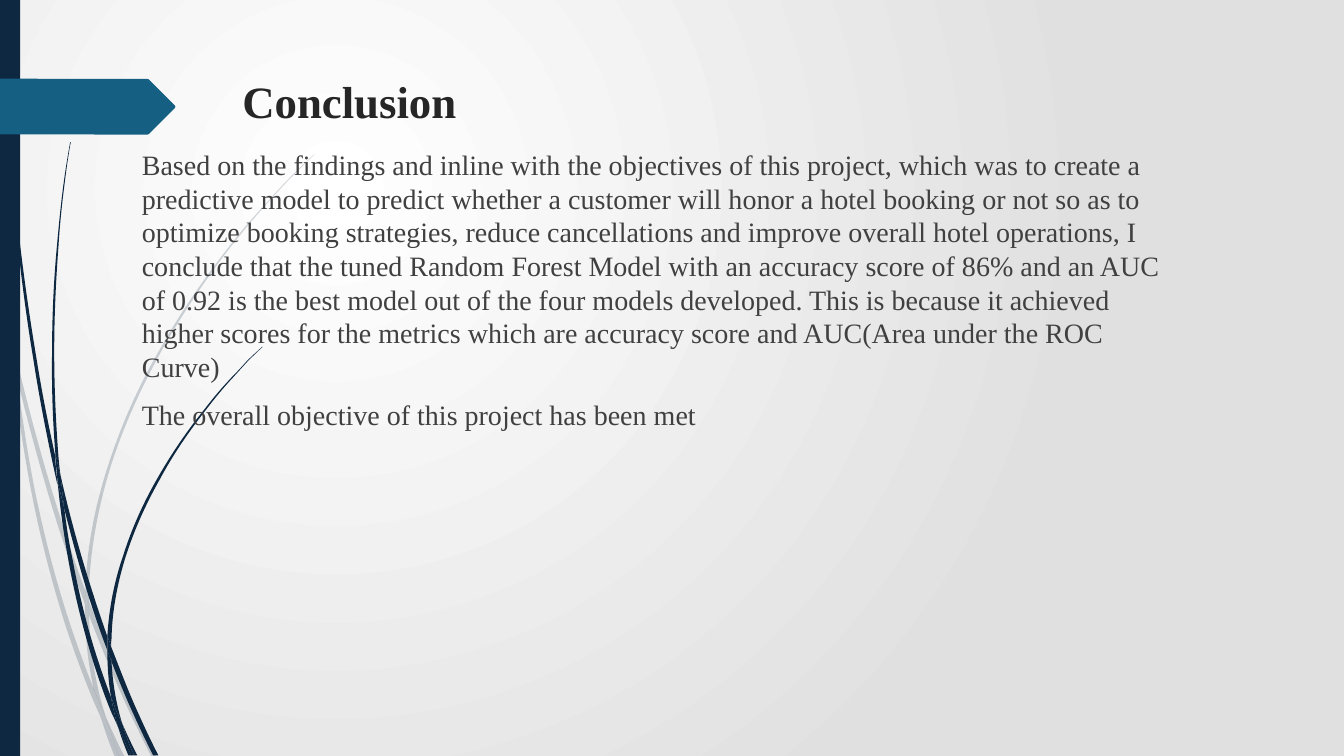
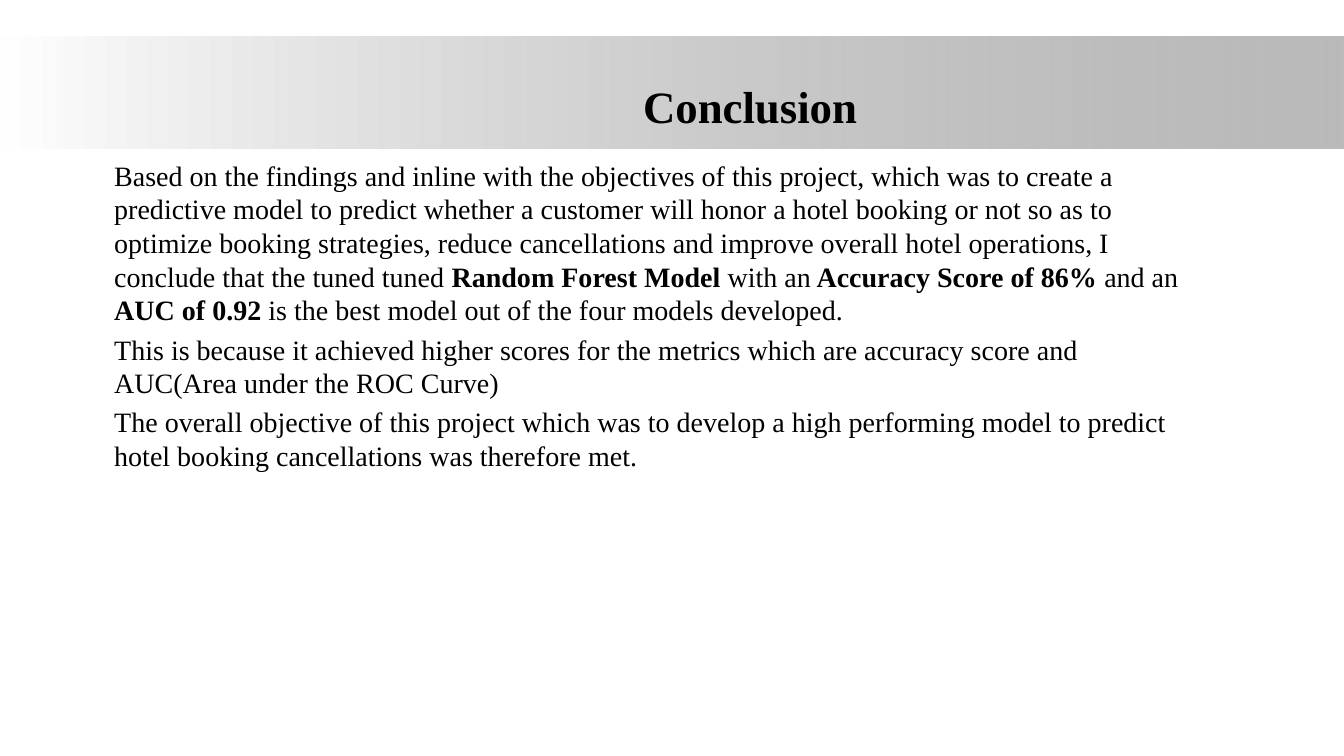
Before and after one commit to James-tech4/JAMES-PHASE-3-DSPT-8-PROJECT, a slide deck: slide 21 of Presentation.pptx (slide 20 before the commit). Drawn at 1344x756 pixels with LibreOffice and Linux fonts; fonts in the diff are those of the drawing; background and template pictures are left out. Boxes give left, top, right and bottom in pixels: in the first picture for what was removed or moved away, otherwise in the second. Text is boxed around its words. In the diff, an @@ line names an element or a change of style, - is before the commit and + after.

```diff
--- a/Presentation.pptx
+++ b/Presentation.pptx
@@ background gradient #FFFFFF to #E1E1E1 to #FFFFFF @@
@@ rectangle removed at (0,0,20,756) @@
@@ rectangle added at (0,36,1344,147), fill gradient #FFFFFF to #808080 @@
@@ freeform shape removed at (0,79,175,134) @@
@@ title "Conclusion" at (643,92,857,124): text colour #262626 to #000000; alignment left to centre; vertical alignment top to middle @@
@@ text at (114,166,1178,471): text changed; text colour #404040 to #000000 @@
-Based on the findings and inline with the objectives of this project, which was to create a predictive model to predict whether a customer will honor a hotel booking or not so as to optimize booking strategies, reduce cancellations and improve overall hotel operations, I conclude that the tuned Random Forest Model with an accuracy score of 86% and an AUC of 0.92 is the best model out of the four models developed. This is because it achieved higher scores for the metrics which are accuracy score and AUC(Area under the ROC Curve)
-The overall objective of this project has been met
+Based on the findings and inline with the objectives of this project, which was to create a predictive model to predict whether a customer will honor a hotel booking or not so as to optimize booking strategies, reduce cancellations and improve overall hotel operations, I conclude that the tuned tuned Random Forest Model with an Accuracy Score of 86% and an AUC of 0.92 is the best model out of the four models developed.
+This is because it achieved higher scores for the metrics which are accuracy score and AUC(Area under the ROC Curve)
+The overall objective of this project which was to develop a high performing model to predict hotel booking cancellations was therefore met.
@@ group removed at (0,154,315,756): 10 freeform shapes @@
@@ group removed at (3,0,262,756): 12 freeform shapes @@
```
Also in this commit, not shown: 21 other slides changed, 1 slide added, 1 other file.
